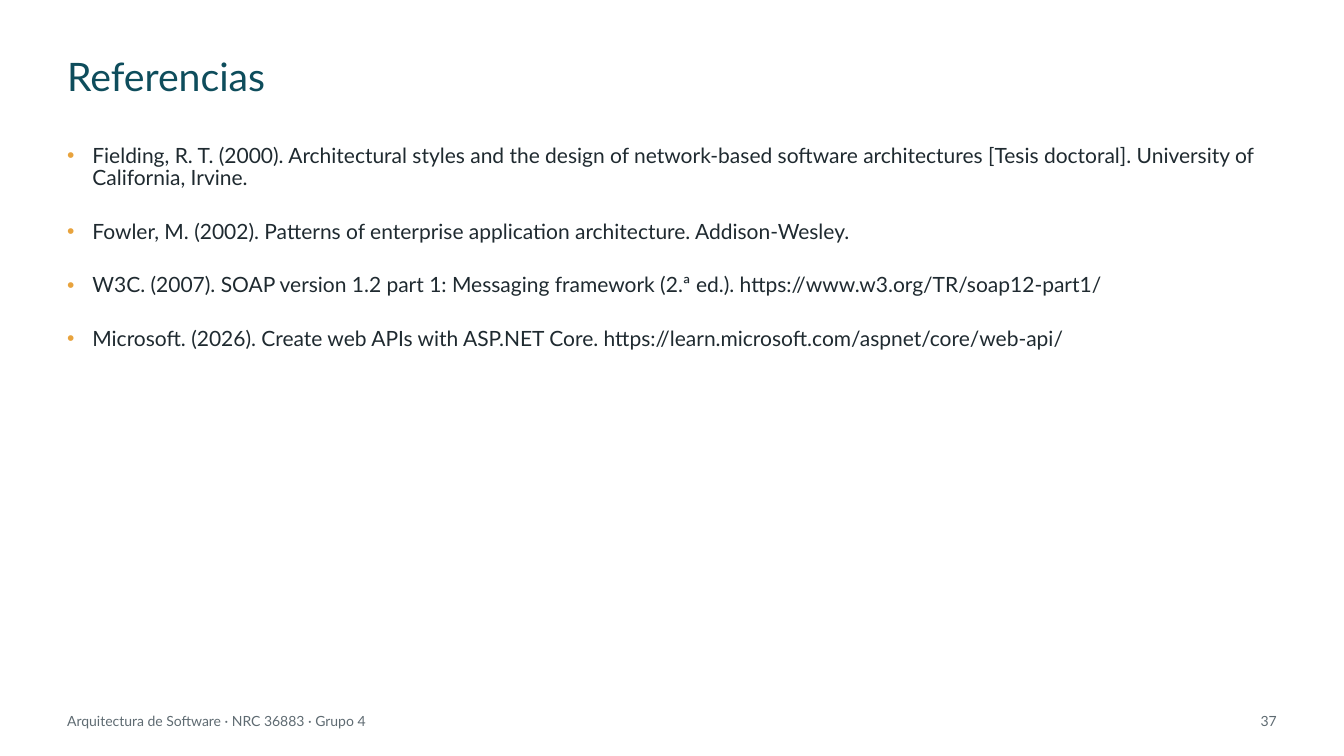
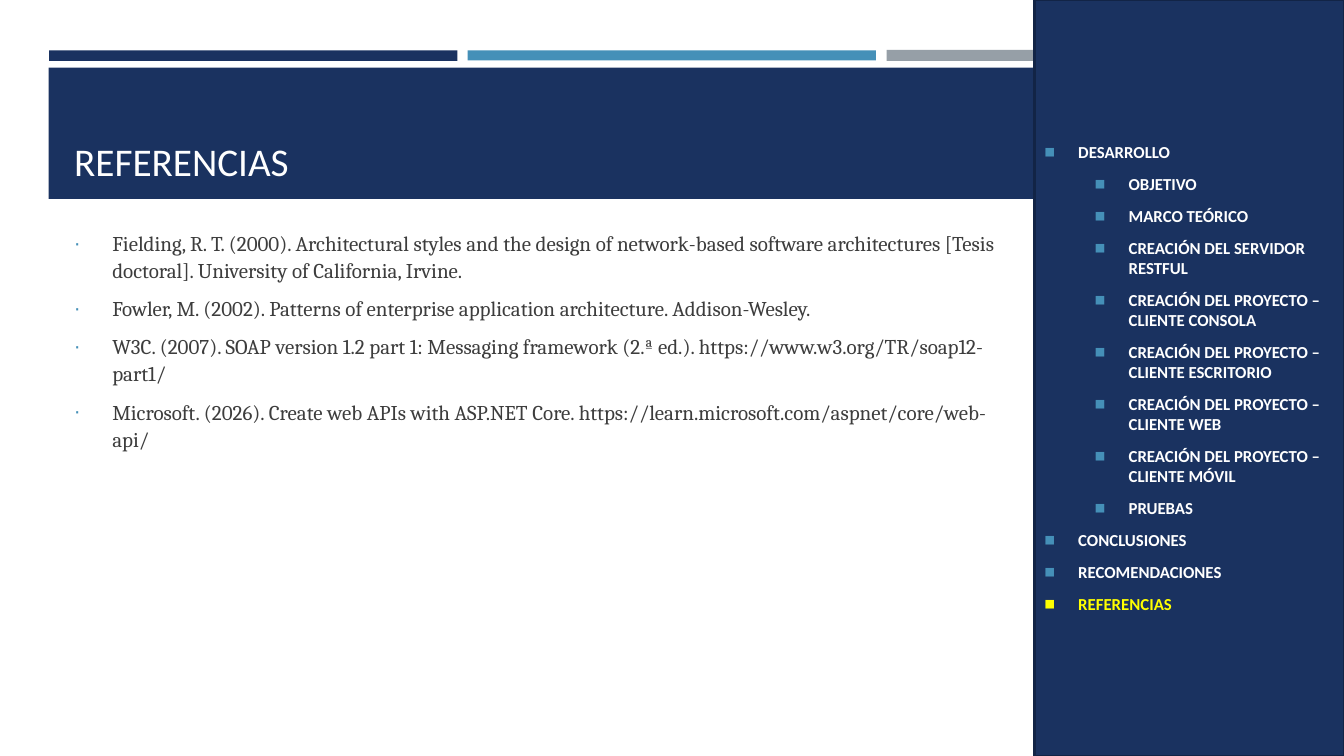
Before and after one commit to IMarcusDev/TI.1.4.-PAO202651_RESTFUL_DOTNET_SINBDD_NRC_36883_GR04, a slide deck: slide 30 of 05. DOCUMENTACION/PRESENTACION TI.1.4. RESTFUL sin BDD en DOTNET GR4.pptx (slide 37 before the commit). Drawn at 1344x756 pixels with LibreOffice and Linux fonts; fonts in the diff are those of the drawing. Boxes give left, top, right and bottom in pixels: in the first picture for what was removed or moved away, otherwise in the second. Text is boxed around its words. In the diff, an @@ line names an element or a change of style, - is before the commit and + after.

```diff
--- a/05. DOCUMENTACION/PRESENTACION TI.1.4. RESTFUL sin BDD en DOTNET GR4.pptx
+++ b/05. DOCUMENTACION/PRESENTACION TI.1.4. RESTFUL sin BDD en DOTNET GR4.pptx
@@ rectangle added at <box>1034,0,1344,756</box>, fill #1A3260, outline #122446 1.75 pt, 12 pt, text #FFFFFF, bold @@
+◼ DESARROLLO
+  ◼ OBJETIVO
+  ◼ MARCO TEÓRICO
+  ◼ CREACIÓN DEL SERVIDOR RESTFUL
+  ◼ CREACIÓN DEL PROYECTO – CLIENTE CONSOLA
+  ◼ CREACIÓN DEL PROYECTO – CLIENTE ESCRITORIO
+  ◼ CREACIÓN DEL PROYECTO – CLIENTE WEB
+  ◼ CREACIÓN DEL PROYECTO – CLIENTE MÓVIL
+  ◼ PRUEBAS
+◼ CONCLUSIONES
+◼ RECOMENDACIONES
+◼ REFERENCIAS
@@ rectangle added at <box>49,50,458,60</box>, fill #1A3260 @@
@@ rectangle added at <box>468,50,876,60</box>, fill #4590B8 @@
@@ rectangle added at <box>886,50,1295,62</box>, fill #969FA7 @@
@@ rectangle added at <box>48,68,1296,199</box>, fill #1A3260 @@
@@ title "REFERENCIAS" at <box>74,150,289,177</box>: vertical alignment middle to bottom @@
@@ title at <box>74,150,289,177</box>: text changed; font Lato to Calibri; text colour #0E4D5C to #FFFFFF @@
-Referencias
+REFERENCIAS
@@ text "Fielding, R. T. (2000). Architectural ...": place and size @@
-text "Fielding, R. T. (2000). Architectural ..." at <box>92,147,1254,350</box>
+text "Fielding, R. T. (2000). Architectural ..." at <box>112,236,994,452</box>
@@ text "Fielding, R. T. (2000). Architectural ..." at <box>112,236,994,452</box>: font Lato to Cambria, text colour #1F2A30 to #3D3D3D; bullet • to ∙; line spacing 0.9 to 1.07; less space between paragraphs; bullet colour #E8A33D to #4590B8 @@
@@ text removed at <box>67,715,366,729</box> @@
-Arquitectura de Software · NRC 36883 · Grupo 4
@@ page number removed at <box>1261,716,1277,726</box> @@
-37
```
Also in this commit, not shown: 23 other slides changed, 6 slides added, 14 slides removed.
